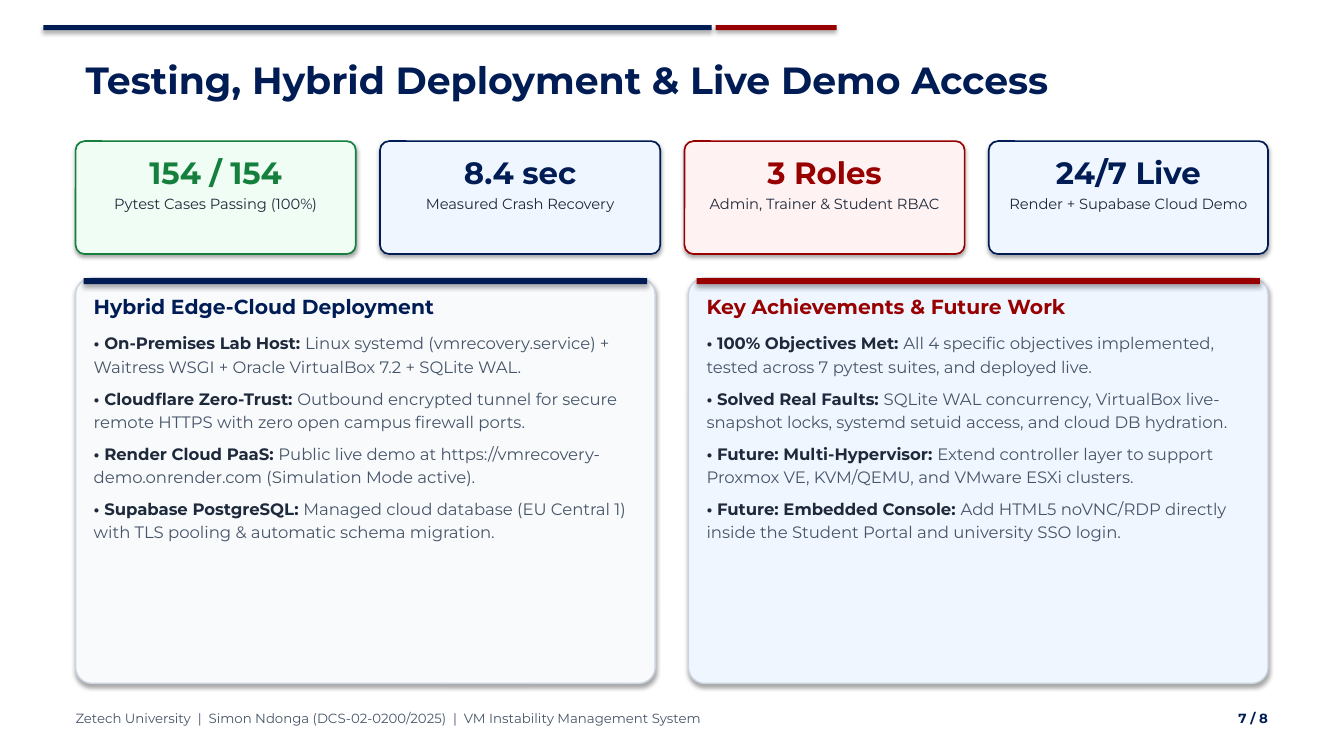
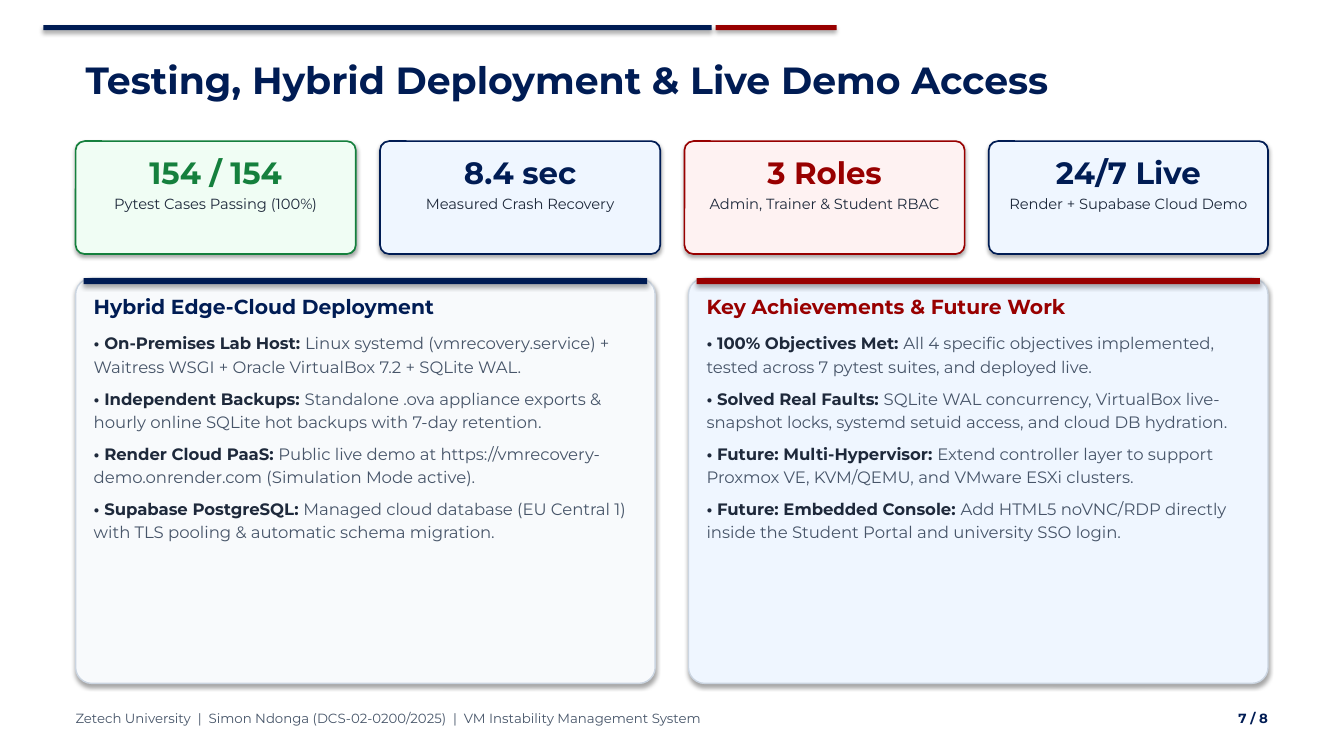
Before and after one commit to nomadspecter/vmrecovery, a slide deck: slide 7 of Milestones/Project_Presentation_8Slides_SimonNdonga.pptx. Drawn at 1344x756 pixels with LibreOffice and Linux fonts; fonts in the diff are those of the drawing. Boxes give left, top, right and bottom in pixels: in the first picture for what was removed or moved away, otherwise in the second. Text is boxed around its words. In the diff, an @@ line names an element or a change of style, - is before the commit and + after.

Commit message:
Remove unused Cloudflare Zero-Trust Tunnel references from both presentation decks

```diff
--- a/Milestones/Project_Presentation_8Slides_SimonNdonga.pptx
+++ b/Milestones/Project_Presentation_8Slides_SimonNdonga.pptx
@@ text at [94, 392, 586, 432]: text changed @@
-• Cloudflare Zero-Trust: Outbound encrypted tunnel for secure remote HTTPS with zero open campus firewall ports.
+• Independent Backups: Standalone .ova appliance exports & hourly online SQLite hot backups with 7-day retention.
```
Also in this commit, not shown: 2 other slides changed, 3 other files.
